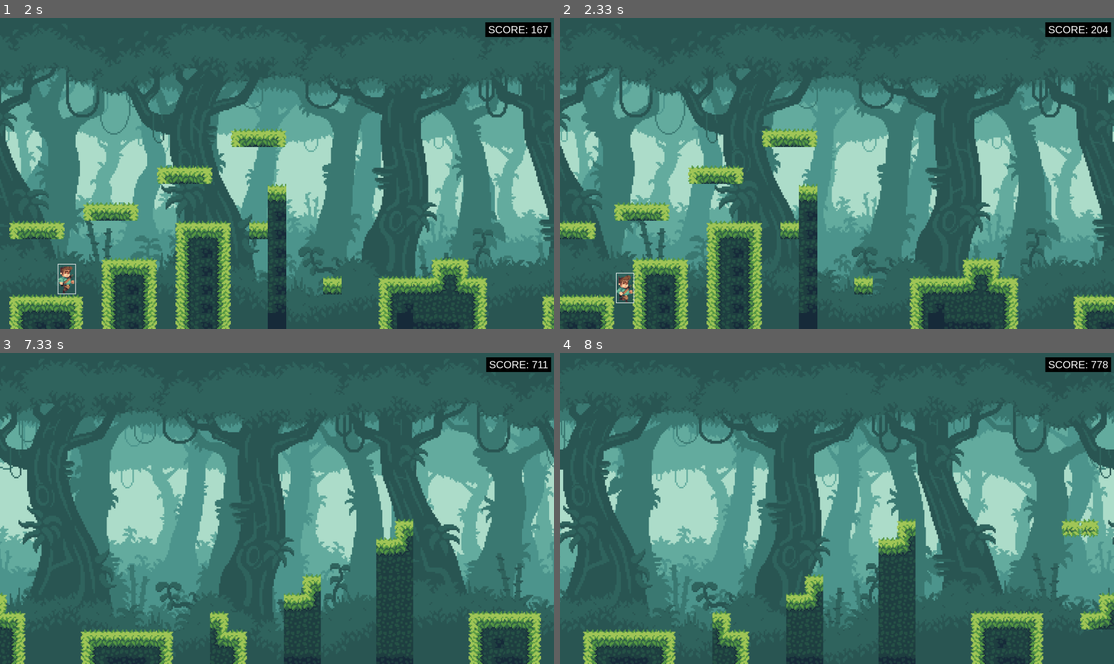
Above: before the commit, frames 1-4 (two rows, left to right).
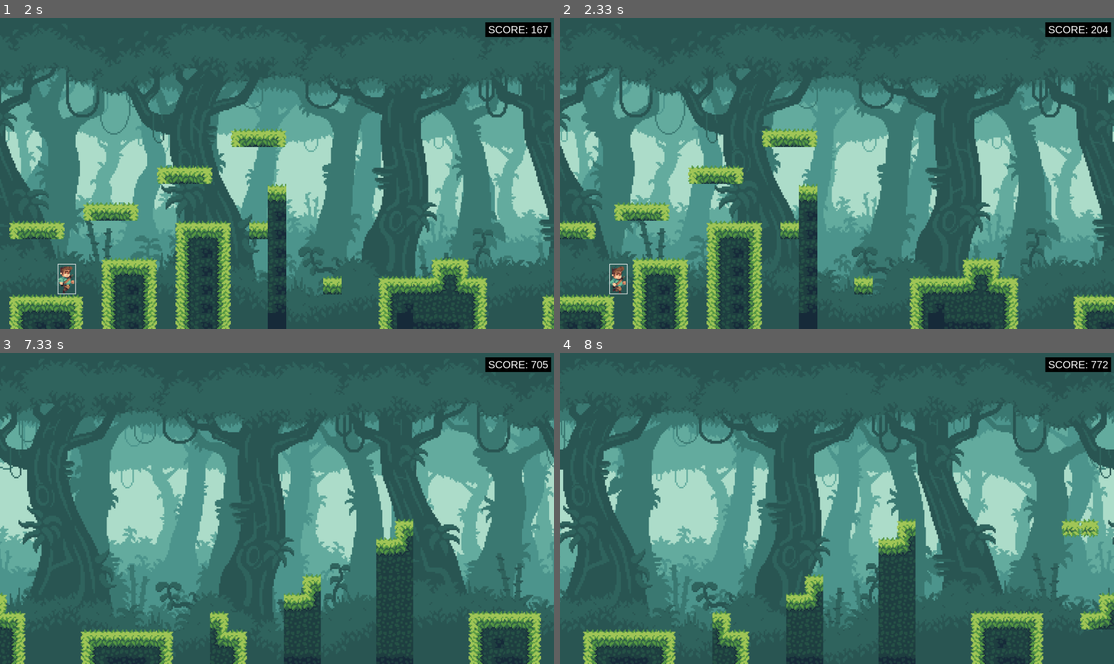
Above: after the commit, the same moments.

Repository: PyroJet1/Pygame-Multiplayer-Endless-Scroller
Game: pygame game, started from __main__.py
The game is run twice, just before and just after one commit, with the same random seed, the same clock (stepped at 60 frames per second) and the same inputs.
Inputs:
- Up to frame 1 (2 s): click "START GAME" at 0.38 s; hold Space 0.67-1.13 s; hold D 0.67-1.13 s; hold D 1.17-1.63 s; hold D from 1.67 s (still down)
- Up to frame 2 (2.33 s): release D at 2.13 s; hold A from 2.17 s (still down)
- Up to frame 3 (7.33 s): release A at 2.7 s; hold A 2.73-3.13 s
- Up to frame 4 (8 s): no input

Frame 1 is identical in both runs. In frame 2, 0.3% of the frame differs, in the area x 8-14%, y 79-92%; in frame 3, 0.1%; in frame 4, less than 0.1%.

Commit message:
added starting map + removed old code

Diff:
--- /dev/null
+++ b/jungle-tileset/starting map.csv
@@ -0,0 +1,17 @@
+-1,-1,-1,-1,-1,-1,-1,-1,-1,-1,-1,-1,-1,-1,-1,-1,-1,-1,-1,-1,-1,-1,-1,-1,-1,-1,-1,-1,-1,-1
+-1,-1,-1,-1,-1,-1,-1,-1,-1,-1,-1,-1,-1,-1,-1,-1,-1,-1,-1,-1,-1,-1,-1,-1,-1,-1,-1,-1,-1,-1
+-1,-1,-1,-1,-1,-1,-1,-1,-1,-1,-1,-1,-1,-1,-1,-1,-1,-1,-1,-1,-1,-1,-1,-1,-1,-1,-1,-1,-1,-1
+-1,-1,-1,-1,-1,-1,-1,-1,-1,-1,-1,-1,-1,-1,-1,-1,-1,-1,-1,-1,-1,-1,-1,-1,-1,-1,-1,-1,-1,-1
+-1,-1,-1,-1,-1,-1,-1,-1,-1,-1,-1,-1,-1,-1,-1,-1,-1,-1,-1,-1,-1,-1,-1,-1,-1,-1,-1,-1,-1,-1
+-1,-1,-1,-1,-1,-1,-1,-1,-1,-1,-1,-1,-1,-1,-1,-1,-1,-1,-1,-1,-1,-1,-1,-1,-1,-1,-1,-1,-1,-1
+-1,-1,-1,-1,-1,-1,-1,-1,-1,-1,-1,-1,-1,-1,-1,-1,-1,-1,-1,-1,-1,-1,-1,-1,-1,-1,-1,-1,-1,-1
+-1,-1,-1,-1,-1,-1,-1,-1,-1,-1,-1,-1,-1,-1,-1,-1,-1,-1,-1,-1,-1,-1,-1,-1,-1,-1,-1,-1,-1,-1
+-1,-1,-1,-1,-1,-1,-1,-1,-1,-1,-1,-1,-1,-1,-1,-1,-1,-1,-1,-1,-1,-1,-1,-1,-1,-1,-1,-1,-1,-1
+-1,-1,-1,-1,-1,-1,-1,-1,-1,-1,-1,-1,-1,-1,-1,-1,-1,-1,-1,-1,-1,-1,-1,-1,-1,-1,-1,-1,-1,-1
+-1,-1,-1,-1,-1,-1,-1,-1,-1,-1,-1,-1,-1,-1,-1,-1,-1,-1,-1,-1,-1,-1,-1,-1,-1,-1,-1,-1,-1,-1
+-1,-1,-1,-1,-1,-1,-1,-1,-1,-1,-1,-1,-1,-1,-1,-1,-1,-1,-1,-1,-1,-1,-1,-1,-1,-1,-1,-1,-1,-1
+-1,-1,-1,-1,-1,-1,-1,-1,-1,-1,-1,-1,-1,-1,-1,-1,-1,-1,-1,-1,-1,-1,-1,-1,-1,-1,-1,-1,-1,-1
+-1,-1,-1,-1,-1,-1,-1,-1,-1,-1,-1,-1,-1,-1,-1,-1,-1,-1,-1,-1,-1,-1,-1,-1,-1,-1,-1,-1,-1,-1
+2,2,2,2,2,2,2,2,2,2,2,2,2,2,2,2,2,2,2,2,2,2,2,2,2,2,2,2,2,2
+0,0,0,0,0,0,0,0,0,0,0,0,0,0,0,0,0,0,0,0,0,0,0,0,0,0,0,0,0,0
+7,7,7,7,7,7,7,7,7,7,7,7,7,7,7,7,7,7,7,7,7,7,7,7,7,7,7,7,7,7
--- a/player.py
+++ b/player.py
@@ -59,7 +59,7 @@
     def horizontal_movement(self, dt):
         self.acceleration.x = 0
         if self.LEFT_KEY:
-            self.acceleration.x -= 3000
+            self.acceleration.x -= 7500
         elif self.RIGHT_KEY:
             self.acceleration.x += 3000
         self.acceleration.x += self.velocity.x * self.friction
@@ -75,8 +75,6 @@
     def vertical_movement(self, dt):
         self.velocity.y += self.acceleration.y * dt
         self.position.y += self.velocity.y * dt + (self.acceleration.y * .5) * (dt * dt)
-
-
         self.player.bottom = self.position.y
 
     def jump(self):
@@ -84,41 +82,6 @@
             self.is_jumping = True
             self.velocity.y = self.jump_strength
             self.on_ground = False
-
-
-    # def movement(self, ground_segments):
-        # keys = pygame.key.get_pressed()
-        #
-        # # Horizontal movement
-        # if keys[pygame.K_a]:
-        #     self.player
-        # elif keys[pygame.K_d]:
-        #     self.player.x += self.speed
-        #
-        # # Jump if on the ground
-        # if keys[pygame.K_SPACE] and not self.is_jumping:
-        #     self.velocity_y = self.jump_strength
-        #     self.is_jumping = True
-        #
-        # # Apply gravity
-        # self.velocity_y += self.gravity
-        # self.player.y += self.velocity_y
-        #
-        # # Check for collision with ground segments
-        # on_ground = False
-        # for segment in ground_segments:
-        #     if self.player.colliderect(segment) and self.velocity_y >= 0:
-        #         self.player.bottom = segment.top
-        #         self.velocity_y = 0
-        #         self.is_jumping = False
-        #         on_ground = True
-        #         break
-        #
-        # # if not on_ground:
-        #     self.is_jumping = True
-
-        # Update animation frame
-
 
     def get_hits(self, tiles):
         return [tile for tile in tiles if self.player.colliderect(tile.rect)]
